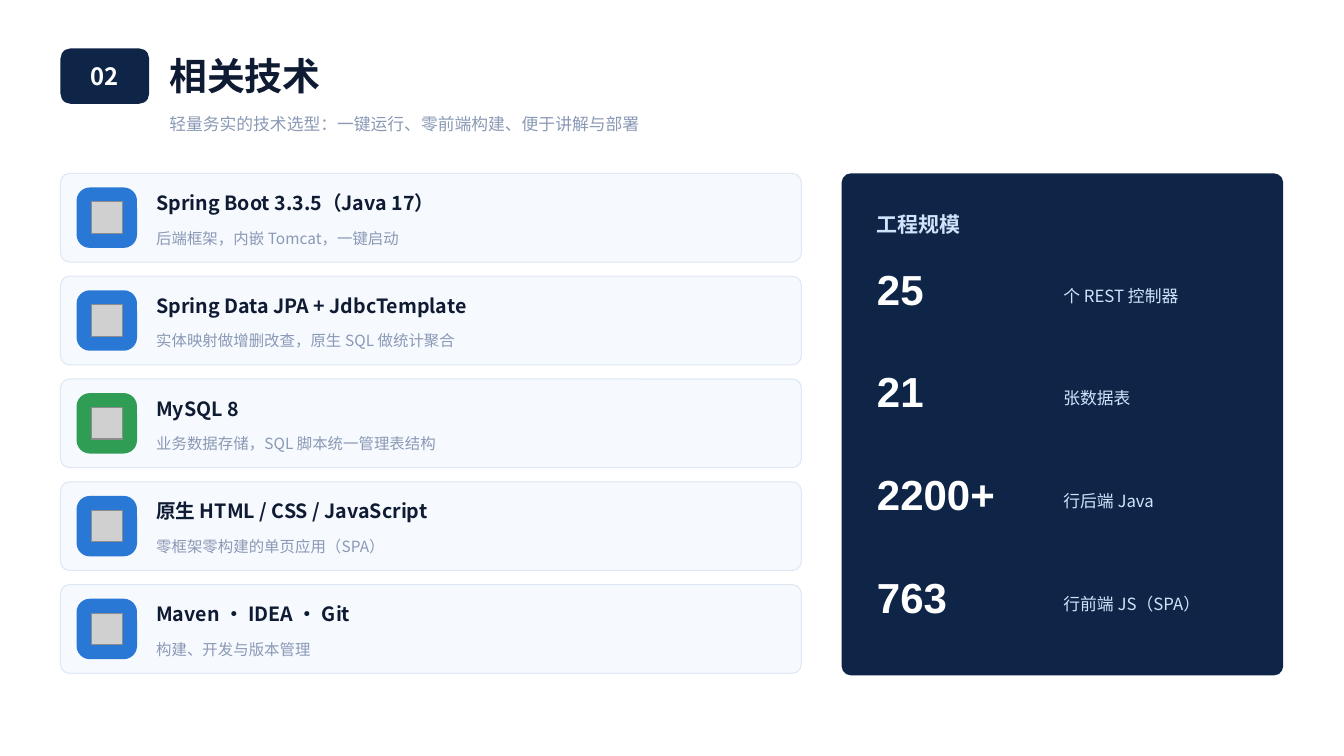
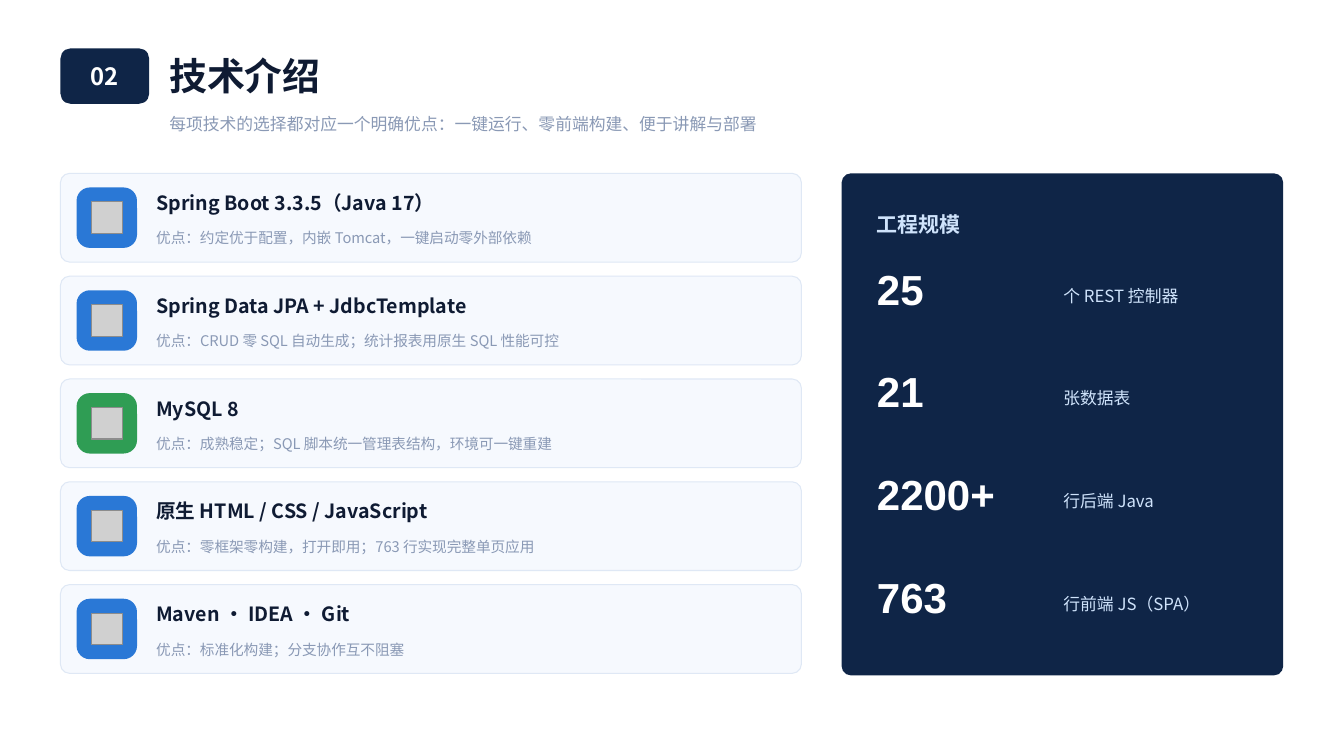
Before and after one commit to bal483836-ctrl/Warehouse_MS, a slide deck: slide 4 of 小明智库-答辩汇报.pptx. Drawn at 1344x756 pixels with LibreOffice and Linux fonts; fonts in the diff are those of the drawing; grey boxes stand for pictures. Boxes give left, top, right and bottom in pixels: in the first picture for what was removed or moved away, otherwise in the second. Text is boxed around its words. In the diff, an @@ line names an element or a change of style, - is before the commit and + after.

```diff
--- a/小明智库-答辩汇报.pptx
+++ b/小明智库-答辩汇报.pptx
@@ text at [169,57,320,94]: text changed @@
-相关技术
+技术介绍
@@ text at [169,116,756,132]: text changed @@
-轻量务实的技术选型：一键运行、零前端构建、便于讲解与部署
+每项技术的选择都对应一个明确优点：一键运行、零前端构建、便于讲解与部署
@@ text at [156,231,532,244]: text changed; size 11 to 10.5 pt @@
-后端框架，内嵌 Tomcat，一键启动
+优点：约定优于配置，内嵌 Tomcat，一键启动零外部依赖
@@ text at [156,334,559,349]: text changed; size 11 to 10.5 pt @@
-实体映射做增删改查，原生 SQL 做统计聚合
+优点：CRUD 零 SQL 自动生成；统计报表用原生 SQL 性能可控
@@ text at [156,437,552,452]: text changed; size 11 to 10.5 pt @@
-业务数据存储，SQL 脚本统一管理表结构
+优点：成熟稳定；SQL 脚本统一管理表结构，环境可一键重建
@@ text at [156,540,534,554]: text changed; size 11 to 10.5 pt @@
-零框架零构建的单页应用（SPA）
+优点：零框架零构建，打开即用；763 行实现完整单页应用
@@ text at [156,643,404,657]: text changed; size 11 to 10.5 pt @@
-构建、开发与版本管理
+优点：标准化构建；分支协作互不阻塞
```
Also in this commit, not shown: 13 other slides changed, 3 slides added, 3 slides removed.
